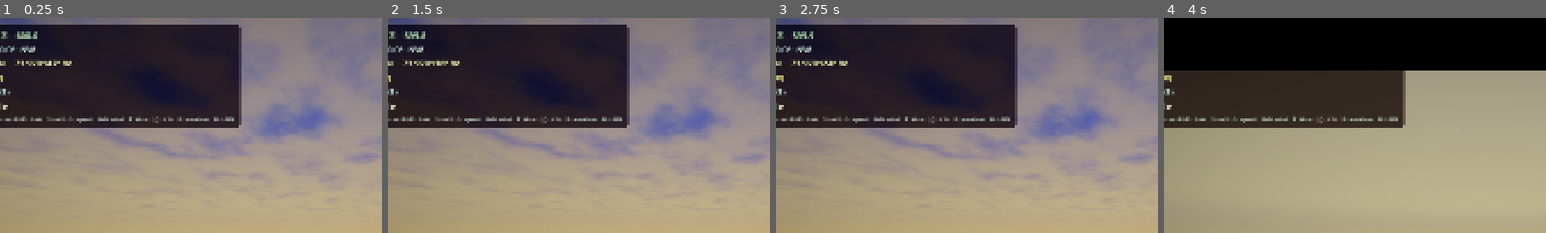
Above: before the commit, frames 1-4 (left to right).
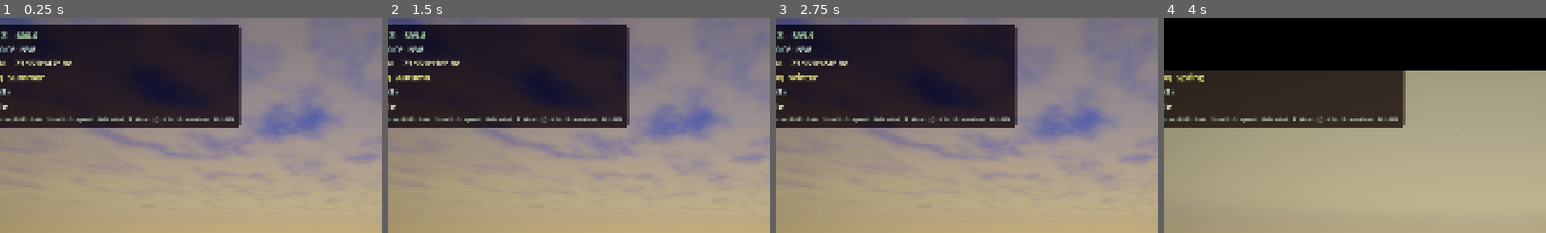
Above: after the commit, the same moments.

Repository: Central-Park-Walk/central-park-walk
Game: Godot game, scene res://main.tscn
Same seed, same stepped clock (60 frames per second), same inputs: the game is played once before the commit and once after it.
Inputs (mouse positions are % of the whole screen's width and height, from its top left):
- Up to frame 1 (0.25 s): no input
- Up to frame 2 (1.5 s): tap Enter at 0.5 s; move the mouse to (72, 45) at 0.52 s; hold D 0.53-1.28 s; tap N at 0.6, 1.35 s; click (72, 45) at 0.67 s; tap Space at 1.25 s; move the mouse to (30, 55) at 1.27 s; hold S from 1.28 s (still down)
- Up to frame 3 (2.75 s): tap Enter at 2 s; move the mouse to (60, 28) at 2.02 s; release S at 2.03 s; hold D from 2.03 s (still down); tap T at 2.1 s; tap N at 2.3 s
- Up to frame 4 (4 s): tap Space at 2.75 s; move the mouse to (45, 70) at 2.77 s; release D at 2.78 s; hold W 2.78-3.53 s; tap L at 2.85 s; click (45, 70) at 2.92 s; tap N at 3.05, 3.8 s; tap Enter at 3.5 s; move the mouse to (80, 65) at 3.52 s; hold A from 3.53 s (still down); tap P at 3.6 s
The pictures show only the part of the screen within x 8-58%, y 0-50%; the shares and areas given below are measured in that part.

The runs differ from the first frame. In frame 1, 0.2% of the frame differs, in the area x 2-12%, y 26-30%; in frame 2, 0.2%, in the area x 2-11%, y 26-30%; in frame 3, 0.2%; in frame 4, 0.2%.

Commit message:
Add seasons system and fix tour bot camera
Seasons: continuous season_t parameter (0-4) drives tree leaf colors through
6-species phenology (oak, maple, elm, birch, deciduous, conifer), alpha-driven
winter leaf thinning with vertex canopy shrinking, and terrain grass color
modulation (spring bright green → summer baseline → autumn golden → winter
dormant brown). Per-instance custom_data encodes species index, timing offset,
and evergreen flag for GPU-side seasonal rendering.

Tour bot: replace set_physics_process(false) with tour_freeze flag that keeps
CharacterBody3D physics synced while freezing player input. Use global_position
for teleport and force lighting refresh via _last_applied_tod = -999.

Controls: N/Shift+N cycles season, --season CLI arg, season shown in HUD.

Co-Authored-By: Claude Opus 4.6 <noreply@anthropic.com>

Diff:
--- a/main.gd
+++ b/main.gd
@@ -86,6 +86,13 @@
 var _snow_cover := 0.0          # 0-1, ramps up during snow weather
 # Rain wetness — ground darkens + specular increases
 var _rain_wetness := 0.0        # 0-1, ramps up during rain
+
+# Seasons — 0.0=spring equinox, 1.0=summer solstice, 2.0=autumn equinox, 3.0=winter solstice
+var _season_t := 1.5            # default mid-summer (matches current look)
+var _season_speed := 0.0        # season-units per real-second (0 = manual only)
+const SEASON_PRESETS: Dictionary = {
+	"spring": 0.5, "summer": 1.5, "autumn": 2.5, "fall": 2.5, "winter": 3.5,
+}
 
 
 # --time name-to-hour mapping
@@ -127,6 +134,16 @@
 				_cli_pos_set = true
 		elif arg == "--pitch" and i + 1 < OS.get_cmdline_user_args().size():
 			_cli_pitch = float(OS.get_cmdline_user_args()[i + 1])
+		elif arg == "--season" and i + 1 < OS.get_cmdline_user_args().size():
+			var s_val: String = OS.get_cmdline_user_args()[i + 1]
+			if SEASON_PRESETS.has(s_val):
+				_season_t = SEASON_PRESETS[s_val]
+				print("Season: %s (%.1f)" % [s_val, _season_t])
+			elif s_val.is_valid_float():
+				_season_t = clampf(float(s_val), 0.0, 4.0)
+				print("Season: %.1f" % _season_t)
+			else:
+				print("Unknown --season '%s'. Options: spring summer autumn fall winter (or 0.0-4.0)" % s_val)
 	# Auto-screenshot only in headless capture mode (--quit-after)
 	for earg in OS.get_cmdline_args():
 		if earg.begins_with("--quit-after"):
@@ -157,6 +174,7 @@
 	RenderingServer.global_shader_parameter_add("snow_cover", RenderingServer.GLOBAL_VAR_TYPE_FLOAT, 0.0)
 	RenderingServer.global_shader_parameter_add("rain_wetness", RenderingServer.GLOBAL_VAR_TYPE_FLOAT, 0.0)
 	RenderingServer.global_shader_parameter_add("sky_reflect_color", RenderingServer.GLOBAL_VAR_TYPE_VEC3, Vector3(0.32, 0.38, 0.45))
+	RenderingServer.global_shader_parameter_add("season_t", RenderingServer.GLOBAL_VAR_TYPE_FLOAT, _season_t)
 	print("main: environment: %d ms" % (Time.get_ticks_msec() - _mt)); _mt = Time.get_ticks_msec()
 	if not _terrain_only:
 		_setup_park()
@@ -193,7 +211,7 @@
 			_tour_state = 0  # WAIT_LOAD
 			_tour_timer = 0.0
 			_tour_idx = 0
-			_player.set_physics_process(false)  # disable gravity/collision during tour
+			_player.tour_freeze = true  # keep physics synced but freeze movement/look
 			DirAccess.make_dir_recursive_absolute("/tmp/tour")
 			print("Tour mode: %d shots queued" % _tour_shots.size())
 			break
@@ -433,6 +451,11 @@
 			_terrain_mat.set_shader_parameter("rain_wetness", _rain_wetness)
 		RenderingServer.global_shader_parameter_set("rain_wetness", _rain_wetness)
 
+	# Season advance
+	if _season_speed > 0.0:
+		_season_t = fmod(_season_t + _season_speed * delta, 4.0)
+		RenderingServer.global_shader_parameter_set("season_t", _season_t)
+
 	# Particles follow player — wind deflects rain/snow
 	if _rain_particles and _player:
 		_rain_particles.global_position = _player.global_position + Vector3(0, 14, 0)
@@ -479,7 +502,7 @@
 			h12 = 12
 		var mins: int = int(fmod(_time_of_day, 1.0) * 60.0)
 		var ampm: String = "AM" if _time_of_day < 12.0 else "PM"
-		_time_label.text = "%d:%02d %s  [%s]" % [h12, mins, ampm, TIME_SPEED_NAMES[_time_speed_idx]]
+		_time_label.text = "%d:%02d %s  [%s]  %s" % [h12, mins, ampm, TIME_SPEED_NAMES[_time_speed_idx], _season_name(_season_t)]
 	if _speed_label and _player:
 		_speed_label.text = "%s (%.1f m/s)" % [_player.SPEED_NAMES[_player._speed_idx], _player.walk_speed]
 	if _location_label:
@@ -500,13 +523,15 @@
 	var yaw: float = shot["yaw"]
 	var pitch: float = shot["pitch"]
 	var hour: float = shot["hour"]
-	_player.position = Vector3(x, _terrain_height(x, z) + 1.3, z)
+	_player.global_position = Vector3(x, _terrain_height(x, z) + 1.3, z)
+	_player.velocity = Vector3.ZERO
 	_player.rotation_degrees.y = yaw
 	var head: Node3D = _player.get_node("Head")
 	if head:
 		head.rotation_degrees.x = pitch
 	_time_of_day = hour
 	_time_speed = 0.0
+	_last_applied_tod = -999.0  # force full lighting update
 	_apply_time_of_day()
 
 
@@ -663,8 +688,25 @@
 			_wind_override = 1.0
 		_wind_override = clampf(_wind_override + 0.1, 0.0, 3.0)
 		print("Wind: %.0f%%" % (_wind_override * 100.0))
+	elif event.keycode == KEY_N:
+		if event.shift_pressed:
+			# Shift+N: cycle season backward
+			_season_t = fmod(_season_t - 0.5 + 4.0, 4.0)
+		else:
+			# N: cycle season forward
+			_season_t = fmod(_season_t + 0.5, 4.0)
+		RenderingServer.global_shader_parameter_set("season_t", _season_t)
+		var season_name := _season_name(_season_t)
+		print("Season: %s (%.1f)" % [season_name, _season_t])
 	elif event.keycode == KEY_F12:
 		_take_screenshot()
+
+
+func _season_name(t: float) -> String:
+	if t < 1.0: return "Spring"
+	if t < 2.0: return "Summer"
+	if t < 3.0: return "Autumn"
+	return "Winter"
 
 
 func _take_screenshot() -> void:
@@ -1577,6 +1619,8 @@
 uniform float snow_cover : hint_range(0.0, 1.0) = 0.0;
 // Rain wetness — darkens surfaces, lowers roughness
 uniform float rain_wetness : hint_range(0.0, 1.0) = 0.0;
+// Season: 0=spring, 1=summer, 2=autumn, 3=winter (wraps at 4)
+global uniform float season_t;
 // Morning dew — subtle specular on grass at dawn
 uniform float dew_amount : hint_range(0.0, 1.0) = 0.0;
 
@@ -1785,6 +1829,26 @@
 	grass_alb *= 0.94 + lawn_noise * 0.12;  // ±6% brightness variation
 	grass_alb.r += lawn_warm * 0.015;       // subtle warm/cool patches
 	grass_alb.b -= lawn_warm * 0.01;
+
+	// --- Seasonal grass color modulation ---
+	// Spring (0-1): fresh bright green, Summer (1-2): rich green (baseline),
+	// Autumn (2-3): golden-brown, Winter (3-4): dormant brown
+	{
+		float spring_t = 1.0 - smoothstep(0.0, 1.0, season_t);
+		float autumn_t = smoothstep(2.0, 2.8, season_t) * (1.0 - smoothstep(3.2, 4.0, season_t));
+		float winter_t = smoothstep(3.0, 3.5, season_t);
+		// Spring: brighter, more yellow-green
+		vec3 spring_grass = grass_alb * vec3(1.1, 1.15, 0.75);
+		// Autumn: golden-amber, desaturated
+		vec3 autumn_grass = grass_alb * vec3(1.3, 0.85, 0.45);
+		// Winter: dormant brown, desaturated
+		float g_lum = dot(grass_alb, vec3(0.299, 0.587, 0.114));
+		vec3 winter_grass = mix(vec3(g_lum), grass_alb, 0.3) * vec3(0.85, 0.78, 0.55);
+		grass_alb = mix(grass_alb, spring_grass, spring_t * 0.6);
+		grass_alb = mix(grass_alb, autumn_grass, autumn_t * 0.7);
+		grass_alb = mix(grass_alb, winter_grass, winter_t * 0.8);
+	}
+
 	vec3 grass_nrm = textureNoTile_n(grass_normal, uv);
 	float grass_rgh = clamp(textureNoTile_r(grass_rough, uv) * 0.20 + 0.65, 0.0, 1.0);
 
--- a/player.gd
+++ b/player.gd
@@ -12,6 +12,7 @@
 var head: Node3D    # pitch pivot at eye height
 var _stair_offset: float = 0.0  # camera smoothing for stair steps
 var boundary_polygon: PackedVector2Array  # XZ park boundary (set by main.gd)
+var tour_freeze := false  # when true, physics runs but player doesn't move/look
 
 
 func _ready() -> void:
@@ -46,6 +47,10 @@
 
 
 func _physics_process(delta: float) -> void:
+	if tour_freeze:
+		velocity = Vector3.ZERO
+		move_and_slide()  # keep physics body synced with scene transform
+		return
 	_handle_look(delta)
 	var pre_pos := position
 	var pre_y := position.y
--- a/tree_builder.gd
+++ b/tree_builder.gd
@@ -3,6 +3,11 @@
 # Extracted from park_loader.gd — all shared utilities accessed via _loader reference.
 
 var _loader  # Reference to park_loader for shared utilities
+
+# Maps data species archetype → phenology index for GPU seasonal color
+const PHENOLOGY_INDEX := {
+	"oak": 0, "maple": 1, "elm": 2, "birch": 3, "deciduous": 4, "conifer": 5,
+}
 
 func _init(loader) -> void:
 	_loader = loader
@@ -138,9 +143,10 @@
 
 	# Foliage zone data for deciduous sub-species assignment
 
-	# Collect transforms per species-variant for MultiMesh batching
+	# Collect transforms + season data per species-variant for MultiMesh batching
 	# Key: "species_variantIdx" -> Array[Transform3D]
 	var xf_by_key: Dictionary = {}
+	var cd_by_key: Dictionary = {}  # parallel Color arrays for custom_data (season info)
 	var all_trunk_xf: Array = []  # for collision
 	for i in trees.size():
 		var tree_entry = trees[i]
@@ -220,7 +226,13 @@
 		var key := "%s_%d" % [species, variant_idx]
 		if not xf_by_key.has(key):
 			xf_by_key[key] = []
+			cd_by_key[key] = []
 		xf_by_key[key].append(tf)
+		# Pack season data: R=species phenology index, G=timing offset, B=evergreen flag
+		var pheno_idx: int = PHENOLOGY_INDEX.get(effective_species, 4)
+		var timing_off := rng.randf_range(-0.15, 0.15)
+		var is_evergreen := 1.0 if effective_species == "conifer" else 0.0
+		cd_by_key[key].append(Color(float(pheno_idx) / 5.0, timing_off + 0.5, is_evergreen, 0.0))
 
 		# Collision: simplified cylinder at trunk position
 		var trunk_r := desired_h * 0.02
@@ -239,19 +251,24 @@
 	var lod0_chunks: Dictionary = {}
 
 	for key in xf_by_key:
-		for tf: Transform3D in xf_by_key[key]:
+		var xf_arr: Array = xf_by_key[key]
+		var cd_arr: Array = cd_by_key[key]
+		for j in xf_arr.size():
+			var tf: Transform3D = xf_arr[j]
 			var cx := int(floorf(tf.origin.x / CHUNK))
 			var cz := int(floorf(tf.origin.z / CHUNK))
 			var ck0 := "%s|%d|%d" % [key, cx, cz]
 			if not lod0_chunks.has(ck0):
-				lod0_chunks[ck0] = {"mesh_key": key, "cx": cx, "cz": cz, "xf": []}
+				lod0_chunks[ck0] = {"mesh_key": key, "cx": cx, "cz": cz, "xf": [], "cd": []}
 			lod0_chunks[ck0]["xf"].append(tf)
+			lod0_chunks[ck0]["cd"].append(cd_arr[j])
 
 	# Spawn LOD0 chunks — position MMI at instance centroid for accurate culling
 	for ckey in lod0_chunks:
 		var info: Dictionary = lod0_chunks[ckey]
 		var mesh_key: String = info["mesh_key"]
 		var xf_list: Array = info["xf"]
+		var cd_list: Array = info["cd"]
 		if xf_list.is_empty():
 			continue
 		var parts: PackedStringArray = mesh_key.split("_")
@@ -269,12 +286,14 @@
 		var chunk_origin := Vector3(cx_sum / n, cy_sum / n, cz_sum / n)
 		var mm := MultiMesh.new()
 		mm.transform_format = MultiMesh.TRANSFORM_3D
+		mm.use_custom_data = true
 		mm.mesh = mesh
 		mm.instance_count = xf_list.size()
 		for i in xf_list.size():
 			var tf: Transform3D = xf_list[i]
 			var local_tf := Transform3D(tf.basis, tf.origin - chunk_origin)
 			mm.set_instance_transform(i, local_tf)
+			mm.set_instance_custom_data(i, cd_list[i])
 		var mmi := MultiMeshInstance3D.new()
 		mmi.multimesh = mm
 		mmi.position = chunk_origin
@@ -315,29 +334,101 @@
 
 global uniform vec2 wind_vec;
 global uniform float snow_cover;
+global uniform float season_t;
+
+// Species fall colors: oak, maple, elm, birch, deciduous, conifer
+const vec3 FALL_COLORS[6] = vec3[6](
+	vec3(0.55, 0.25, 0.12),  // oak: red-brown
+	vec3(0.85, 0.22, 0.08),  // maple: brilliant red-orange
+	vec3(0.78, 0.72, 0.18),  // elm: golden yellow
+	vec3(0.82, 0.75, 0.22),  // birch: yellow
+	vec3(0.65, 0.45, 0.15),  // deciduous: amber
+	vec3(0.14, 0.30, 0.10)   // conifer: stays green
+);
+
+// Phenology timing per species: (fall_start, fall_peak, bare_start, leaf_start)
+const vec4 PHENOLOGY[6] = vec4[6](
+	vec4(2.3, 2.7, 3.1, 0.4),  // oak
+	vec4(2.1, 2.5, 2.9, 0.3),  // maple
+	vec4(2.2, 2.6, 3.0, 0.3),  // elm
+	vec4(2.0, 2.4, 2.8, 0.2),  // birch
+	vec4(2.2, 2.6, 3.0, 0.3),  // deciduous
+	vec4(0.0, 0.0, 0.0, 0.0)   // conifer (unused)
+);
+
+varying float v_leaf_density;
 
 void vertex() {
+	// Decode per-instance season data
+	float is_evergreen = INSTANCE_CUSTOM.b;
+	int sp_idx = int(INSTANCE_CUSTOM.r * 5.0 + 0.5);
+	float timing_off = INSTANCE_CUSTOM.g - 0.5;
+	float s = mod(season_t + timing_off, 4.0);
+
+	// Compute leaf density for vertex shrinking and fragment alpha
+	float leaf_density = 1.0;
+	if (is_evergreen < 0.5) {
+		vec4 ph = PHENOLOGY[sp_idx];
+		float shedding = 1.0 - smoothstep(ph.z - 0.2, ph.z + 0.3, s);
+		float regrowth = smoothstep(ph.w - 0.1, ph.w + 0.3, s);
+		leaf_density = max(shedding, regrowth);
+		leaf_density = clamp(leaf_density, 0.08, 1.0);
+	}
+	v_leaf_density = leaf_density;
+
 	vec3 tree_origin = (MODEL_MATRIX * vec4(0.0, 0.0, 0.0, 1.0)).xyz;
 	float sway = max(VERTEX.y, 0.0);
 	float wind_str = length(wind_vec);
-	float rustle = 0.3 + wind_str * 0.7;
+	float rustle = (0.3 + wind_str * 0.7) * mix(0.3, 1.0, leaf_density);
 	VERTEX.x += sin(TIME * 0.7 + tree_origin.x * 0.04 + tree_origin.z * 0.06) * 0.09 * sway * rustle;
 	VERTEX.z += sin(TIME * 1.1 + tree_origin.z * 0.05) * 0.05 * sway * rustle;
 	VERTEX.x += wind_vec.x * sway * 0.18;
 	VERTEX.z += wind_vec.y * sway * 0.18;
 	float flutter = sin(TIME * 3.5 + VERTEX.x * 11.0 + VERTEX.z * 7.0) * 0.012 * rustle;
 	VERTEX.y += flutter * sway;
+
+	// Winter: shrink canopy toward trunk
+	if (is_evergreen < 0.5 && leaf_density < 0.5) {
+		float shrink = mix(0.4, 1.0, leaf_density * 2.0);
+		VERTEX.xz *= shrink;
+	}
 }
 
 void fragment() {
 	vec4 tex = texture(albedo_tex, UV);
-	// Use tint as base color, modulated by texture luminance for variation
 	float lum = dot(tex.rgb, vec3(0.3, 0.6, 0.1));
-	vec3 col = albedo_tint * (0.6 + lum * 0.8);
-	float alpha = tex.a;
+	float alpha = tex.a * v_leaf_density;
 	if (alpha < alpha_scissor) discard;
 
-	// Snow accumulation — world-space normal
+	// Decode per-instance season data
+	int sp_idx = int(INSTANCE_CUSTOM.r * 5.0 + 0.5);
+	float timing_off = INSTANCE_CUSTOM.g - 0.5;
+	float is_evergreen = INSTANCE_CUSTOM.b;
+	float s = mod(season_t + timing_off, 4.0);
+
+	// Seasonal color
+	vec3 leaf_color = albedo_tint;
+	if (is_evergreen < 0.5) {
+		vec4 ph = PHENOLOGY[sp_idx];
+		vec3 fall_col = FALL_COLORS[sp_idx];
+		vec3 spring_tint = albedo_tint * vec3(1.15, 1.2, 0.7);
+
+		// Spring: fresh bright green
+		float spring_t = smoothstep(ph.w, ph.w + 0.4, s);
+		leaf_color = mix(spring_tint, albedo_tint, spring_t);
+
+		// Fall: green to species fall color
+		float fall_t = smoothstep(ph.x, ph.y, s);
+		leaf_color = mix(leaf_color, fall_col, fall_t);
+
+		// Late fall: darken as leaves die
+		float late_fall = smoothstep(ph.y, ph.z, s);
+		leaf_color = mix(leaf_color, fall_col * 0.5, late_fall * 0.6);
+	}
+
+	vec3 col = leaf_color * (0.6 + lum * 0.8);
+
+	// Snow accumulation
 	if (snow_cover > 0.01) {
 		vec3 world_n = mat3(INV_VIEW_MATRIX) * NORMAL;
 		float upward = max(world_n.y, 0.0);
@@ -351,6 +442,6 @@
 	ROUGHNESS = 0.88;
 	SPECULAR = 0.08;
 	METALLIC = 0.0;
-	BACKLIGHT = vec3(0.28, 0.20, 0.06);
+	BACKLIGHT = vec3(0.28, 0.20, 0.06) * v_leaf_density;
 }
 """
Not shown, changed: README.md
